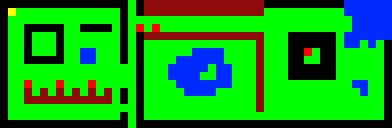
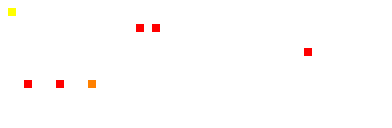
Layer changes from the first 392×128 image to the second:
painted on "actors" over bbox(88, 80, 96, 88)
hid "scene0.png" over bbox(0, 0, 392, 128)
